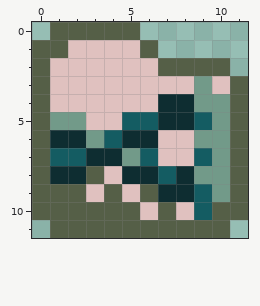
Pixel-art sprite: icons/img/folder_vs.png. The first picture shows the starting point.
The file is 12x12 pixels.
Now the later version:
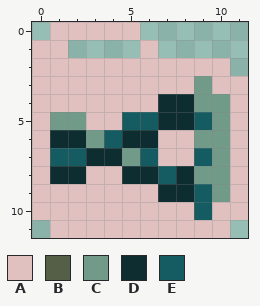
Palette (. is transparent): A #e0c1bf  B #555f47  C #729a89  D #0e2d31  E #145c62
The author wrote: refactor(icon): remove dither from folders
From old to new:
@@ x 0..11 @@
- 0 .BBBBB......
- 1 BBAAAAB.....
- 2 BAAAAAABBBB.
- 3 BAAAAAAAACAB
- 4 BAAAAAADDCCB
- 5 BCCAAEEDDECB
- 6 BDDCEDDAACCB
- 7 BEEDDCEAAECB
- 8 BDDBADDEDCCB
- 9 BBBABABDDECB
-10 BBBBBBABAEBB
-11 .BBBBBBBBBB.
+ 0 .AAAAA......
+ 1 AA....A.....
+ 2 AAAAAAAAAAA.
+ 3 AAAAAAAAACAA
+ 4 AAAAAAADDCCA
+ 5 ACCAAEEDDECA
+ 6 ADDCEDDAACCA
+ 7 AEEDDCEAAECA
+ 8 ADDAADDEDCCA
+ 9 AAAAAAADDECA
+10 AAAAAAAAAEAA
+11 .AAAAAAAAAA.
Changed places in both pictures, as pixel boxes (x1, y1, x2, y2):
changed: (32, 22, 248, 238)
